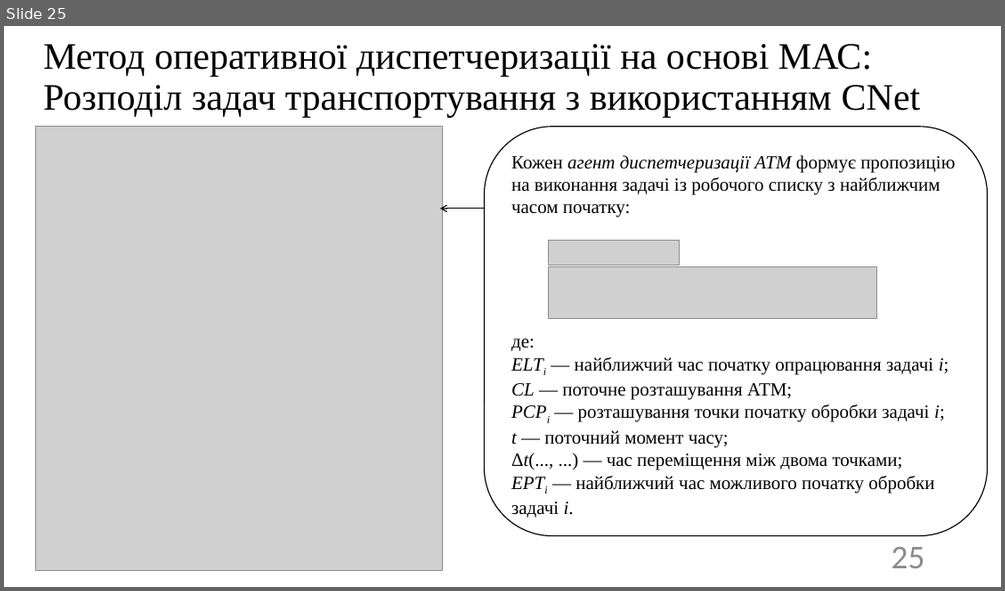
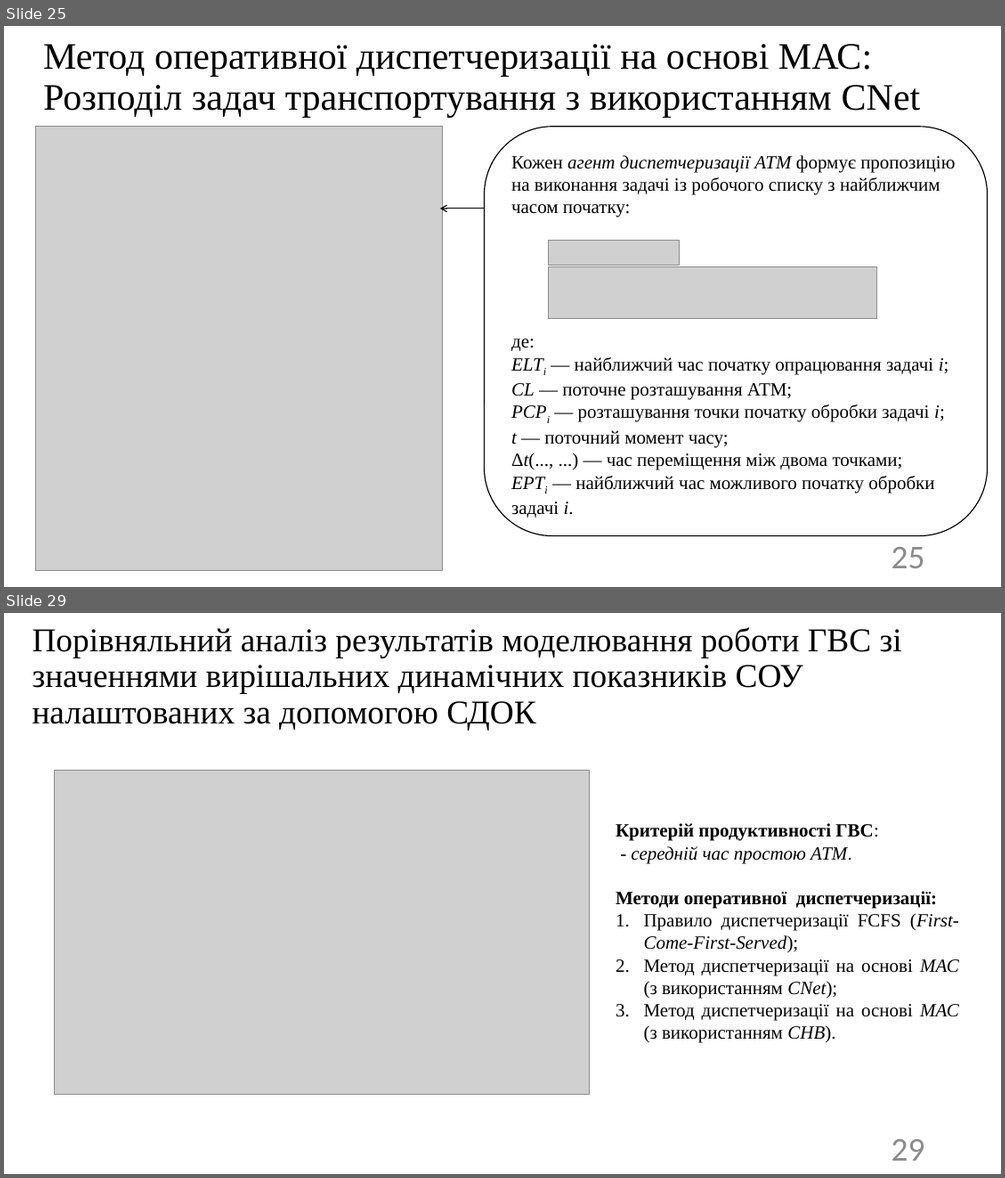
Before and after one commit to SPS-ik/diss, a slide deck: !pres.pptx. Shown one above the other, each under a label of ours: slide 25 before the commit, slides 25 and 29 after it; the slides between them are not shown. The pictures are 1005x591 and 1005x1178 pixels, drawn with LibreOffice and Linux fonts; fonts in the diff are those of the drawing; grey boxes stand for pictures. Boxes give left, top, right and bottom in pixels: in the first picture for what was removed or moved away, otherwise in the second. Text is boxed around its words. In the diff, an @@ line names an element or a change of style, - is before the commit and + after.

```diff
--- a/!pres.pptx
+++ b/!pres.pptx
@@ slide 29 added at (4, 613, 1001, 1174), background #FFFFFF @@
@@ title added at (32, 627, 902, 730), 32 pt, text #000000 @@
+Порівняльний аналіз результатів моделювання роботи ГВС зі значеннями вирішальних динамічних показників СОУ налаштованих за допомогою СДОК
@@ picture added at (54, 770, 590, 1094) @@
@@ text added at (615, 823, 959, 1043), 18 pt, text #000000 @@
+Критерій продуктивності ГВС:
+- середній час простою АТМ.
+Методи оперативної диспетчеризації:
+1. Правило диспетчеризації FCFS (First-Come-First-Served);
+2. Метод диспетчеризації на основі МАС (з використанням CNet);
+3. Метод диспетчеризації на основі МАС (з використанням СНВ).
@@ page number added at (891, 1139, 925, 1160), 32 pt, text #8C8C8C @@
+29
```
Also in this commit, not shown: 12 slides changed, 1 other slide added, 2 slides removed, 5 other files.
